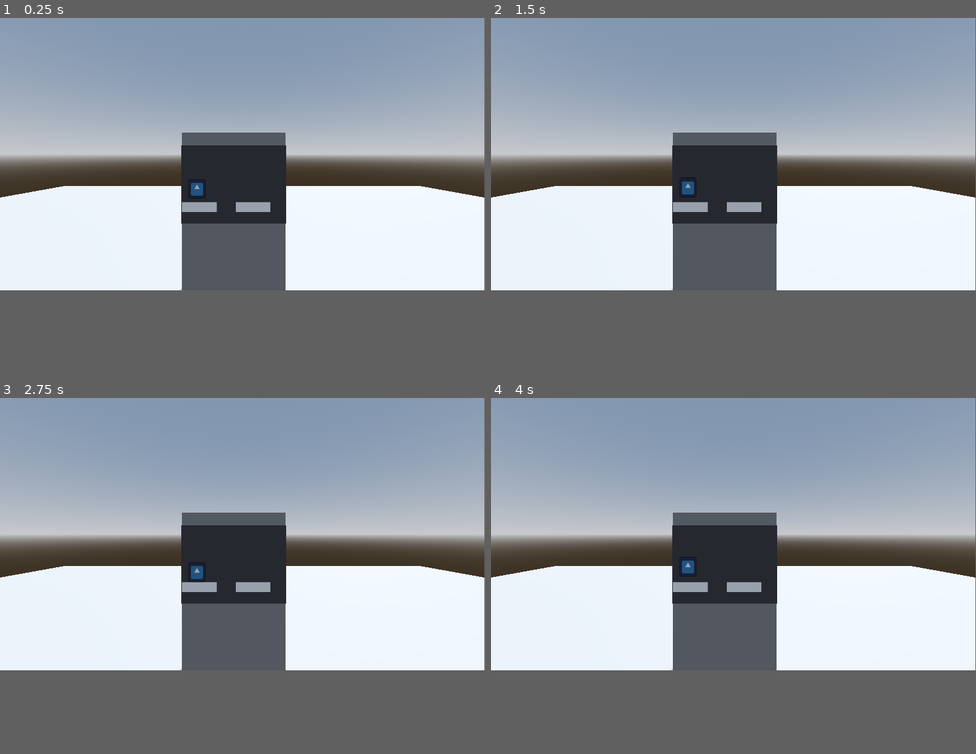
Above: before the commit, frames 1-4 (two rows, left to right).
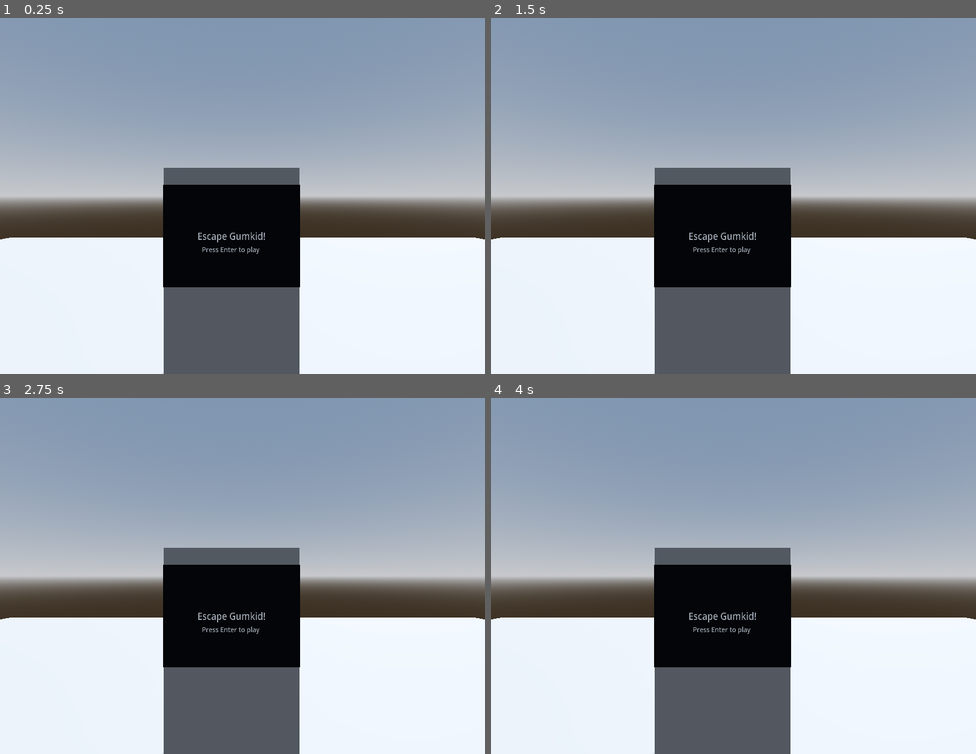
Above: after the commit, the same moments.

Repository: miyo6032/ScreamJam2023
Game: Godot game, scene res://Prototype/Scenes/arcade_test.tscn
Two runs of this game, one before a commit and one after it. Both use one fixed random seed, a clock stepped at 60 frames per second and the inputs below. The project has no main scene, so this scene is started directly. The engine's default icon, where the game draws it, is replaced by a stand-in: a white triangle on a blue panel in a dark square.
Inputs (mouse positions are in pixels of both pictures, inside the frame that each line leads up to):
- Up to frame 1 (0.25 s): no input
- Up to frame 2 (1.5 s): tap Enter (ui_accept) at 0.5 s; move the mouse to (757, 153) at 0.52 s; hold Enter (ui_accept) 0.53-1.28 s; hold W (forward) from 0.53 s (still down); move the mouse to (709, 156) at 1.27 s; tap Shift (sprint) at 1.35 s
- Up to frame 3 (2.75 s): keep holding W (forward); tap Enter (ui_accept) at 1.52, 1.55, 1.82, 2 s; move the mouse to (252, 529) at 2.02 s; hold Enter (ui_accept) from 2.03 s (still down)
- Up to frame 4 (4 s): keep holding W (forward); move the mouse to (728, 536) at 2.77 s; release Enter (ui_accept) at 2.78 s; tap Shift (sprint) at 2.85 s; tap Enter (ui_accept) at 3.02, 3.05, 3.32, 3.5 s; move the mouse to (767, 536) at 3.52 s; hold Enter (ui_accept) from 3.53 s (still down)
In our replay, the window is 799x449 before the commit and 800x587 after it. These sizes can differ from the game's own. Grey fills any space a smaller window leaves; there, only what the larger window draws over its background counts as a difference.

The runs differ from the first frame. In frame 1, 49% of the frame differs, in the area x 0-100%, y 0-100%; in frame 2, 49%; in frame 3, 49%; in frame 4, 49%.

Commit message:
Full prototype of arcade game

Diff:
--- /dev/null
+++ b/Prototype/Scenes/ArcadeGame.gd
@@ -0,0 +1,35 @@
+extends Node2D
+
+signal game_crash
+
+@onready var camera := $Camera2D
+@onready var player := $Player
+@onready var path_follow := $Path2D/PathFollow2D
+@onready var starting_screen = $Camera2D/UserInterface/StartingScreen
+
+var player_died = false
+
+func _unhandled_input(event):
+    if event.is_action_pressed("ui_accept") and starting_screen.visible:
+        if player_died:
+            game_crash.emit()
+        else:
+            starting_screen.hide()
+            player.enabled = true
+            var tween = get_tree().create_tween()
+            tween.tween_property(path_follow, "progress_ratio", 1, 10.0)
+            var tween2 = get_tree().create_tween()
+            tween2.tween_callback(func(): game_crash.emit()).set_delay(8)
+
+func _process(delta):
+    camera.position = player.position
+
+func _on_game_crash():
+    $Camera2D/UserInterface/CrashScreen.show()
+
+func _on_enemy_body_entered(body):
+    starting_screen.show()
+    $Camera2D/UserInterface/StartingScreen/Title.text = "You Died!"
+    $Camera2D/UserInterface/StartingScreen/PressEnter.text = "Press Enter to try again"
+    player.enabled = false
+    player_died = true
--- a/Prototype/Scenes/arcade_game.tscn
+++ b/Prototype/Scenes/arcade_game.tscn
@@ -1,6 +1,7 @@
-[gd_scene load_steps=6 format=3 uid="uid://c56hkknnm3cfe"]
+[gd_scene load_steps=8 format=3 uid="uid://c56hkknnm3cfe"]
 
 [ext_resource type="Script" path="res://Scripts/ArcadePlayerMovement.gd" id="1_fbmnh"]
+[ext_resource type="Script" path="res://Prototype/Scenes/ArcadeGame.gd" id="1_vlq7h"]
 [ext_resource type="Texture2D" uid="uid://b3pueh6pefa33" path="res://icon.svg" id="2_5t1ti"]
 [ext_resource type="Texture2D" uid="uid://cdqb7q8h3nxu0" path="res://Prototype/Sprites/Ground.png" id="3_lloj6"]
 
@@ -8,34 +9,220 @@
 size = Vector2(128, 128)
 
 [sub_resource type="RectangleShape2D" id="RectangleShape2D_u7y3t"]
-size = Vector2(256, 64)
+size = Vector2(512, 128)
+
+[sub_resource type="Curve2D" id="Curve2D_h5o2x"]
+_data = {
+"points": PackedVector2Array(0, 0, 0, 0, 192, 384, 0, 0, 0, 0, 576, 384, 0, 0, 0, 0, 576, 0, 0, 0, 0, 0, 1472, 0, 0, 0, 0, 0, 1472, 512, 0, 0, 0, 0, 1856, 512)
+}
+point_count = 6
 
 [node name="ArcadeGame" type="Node2D"]
-
-[node name="CharacterBody2D" type="CharacterBody2D" parent="."]
-position = Vector2(114, 281)
+script = ExtResource("1_vlq7h")
+
+[node name="Player" type="CharacterBody2D" parent="."]
+position = Vector2(576, 324)
 script = ExtResource("1_fbmnh")
 
-[node name="Sprite2D" type="Sprite2D" parent="CharacterBody2D"]
+[node name="Sprite2D" type="Sprite2D" parent="Player"]
 texture = ExtResource("2_5t1ti")
 
-[node name="CollisionShape2D" type="CollisionShape2D" parent="CharacterBody2D"]
+[node name="CollisionShape2D" type="CollisionShape2D" parent="Player"]
 shape = SubResource("RectangleShape2D_spdfl")
 
-[node name="Platform" type="Sprite2D" parent="."]
-position = Vector2(131, 402)
-texture = ExtResource("3_lloj6")
-
-[node name="StaticBody2D" type="StaticBody2D" parent="Platform"]
-
-[node name="CollisionShape2D" type="CollisionShape2D" parent="Platform/StaticBody2D"]
-shape = SubResource("RectangleShape2D_u7y3t")
-
-[node name="Platform2" type="Sprite2D" parent="."]
-position = Vector2(526, 402)
-texture = ExtResource("3_lloj6")
-
-[node name="StaticBody2D" type="StaticBody2D" parent="Platform2"]
-
-[node name="CollisionShape2D" type="CollisionShape2D" parent="Platform2/StaticBody2D"]
-shape = SubResource("RectangleShape2D_u7y3t")
+[node name="Maze" type="Node2D" parent="."]
+
+[node name="Platform" type="Sprite2D" parent="Maze"]
+position = Vector2(704, -192)
+texture = ExtResource("3_lloj6")
+
+[node name="StaticBody2D" type="StaticBody2D" parent="Maze/Platform"]
+
+[node name="CollisionShape2D" type="CollisionShape2D" parent="Maze/Platform/StaticBody2D"]
+shape = SubResource("RectangleShape2D_u7y3t")
+
+[node name="Platform5" type="Sprite2D" parent="Maze"]
+position = Vector2(1216, -192)
+texture = ExtResource("3_lloj6")
+
+[node name="StaticBody2D" type="StaticBody2D" parent="Maze/Platform5"]
+
+[node name="CollisionShape2D" type="CollisionShape2D" parent="Maze/Platform5/StaticBody2D"]
+shape = SubResource("RectangleShape2D_u7y3t")
+
+[node name="Platform6" type="Sprite2D" parent="Maze"]
+position = Vector2(1088, 192)
+texture = ExtResource("3_lloj6")
+
+[node name="StaticBody2D" type="StaticBody2D" parent="Maze/Platform6"]
+
+[node name="CollisionShape2D" type="CollisionShape2D" parent="Maze/Platform6/StaticBody2D"]
+shape = SubResource("RectangleShape2D_u7y3t")
+
+[node name="Platform7" type="Sprite2D" parent="Maze"]
+position = Vector2(1728, -192)
+texture = ExtResource("3_lloj6")
+
+[node name="StaticBody2D" type="StaticBody2D" parent="Maze/Platform7"]
+
+[node name="CollisionShape2D" type="CollisionShape2D" parent="Maze/Platform7/StaticBody2D"]
+shape = SubResource("RectangleShape2D_u7y3t")
+
+[node name="Platform3" type="Sprite2D" parent="Maze"]
+position = Vector2(384, 0)
+rotation = 1.5708
+texture = ExtResource("3_lloj6")
+
+[node name="StaticBody2D" type="StaticBody2D" parent="Maze/Platform3"]
+
+[node name="CollisionShape2D" type="CollisionShape2D" parent="Maze/Platform3/StaticBody2D"]
+shape = SubResource("RectangleShape2D_u7y3t")
+
+[node name="Platform4" type="Sprite2D" parent="Maze"]
+position = Vector2(768, 384)
+rotation = 1.5708
+texture = ExtResource("3_lloj6")
+
+[node name="StaticBody2D" type="StaticBody2D" parent="Maze/Platform4"]
+
+[node name="CollisionShape2D" type="CollisionShape2D" parent="Maze/Platform4/StaticBody2D"]
+shape = SubResource("RectangleShape2D_u7y3t")
+
+[node name="Platform8" type="Sprite2D" parent="Maze"]
+position = Vector2(1664, 128)
+rotation = 1.5708
+texture = ExtResource("3_lloj6")
+
+[node name="StaticBody2D" type="StaticBody2D" parent="Maze/Platform8"]
+
+[node name="CollisionShape2D" type="CollisionShape2D" parent="Maze/Platform8/StaticBody2D"]
+shape = SubResource("RectangleShape2D_u7y3t")
+
+[node name="Platform9" type="Sprite2D" parent="Maze"]
+position = Vector2(1280, 512)
+rotation = 1.5708
+texture = ExtResource("3_lloj6")
+
+[node name="StaticBody2D" type="StaticBody2D" parent="Maze/Platform9"]
+
+[node name="CollisionShape2D" type="CollisionShape2D" parent="Maze/Platform9/StaticBody2D"]
+shape = SubResource("RectangleShape2D_u7y3t")
+
+[node name="Platform2" type="Sprite2D" parent="Maze"]
+position = Vector2(448, 576)
+texture = ExtResource("3_lloj6")
+
+[node name="StaticBody2D" type="StaticBody2D" parent="Maze/Platform2"]
+
+[node name="CollisionShape2D" type="CollisionShape2D" parent="Maze/Platform2/StaticBody2D"]
+shape = SubResource("RectangleShape2D_u7y3t")
+
+[node name="Platform10" type="Sprite2D" parent="Maze"]
+position = Vector2(1600, 704)
+texture = ExtResource("3_lloj6")
+
+[node name="StaticBody2D" type="StaticBody2D" parent="Maze/Platform10"]
+
+[node name="CollisionShape2D" type="CollisionShape2D" parent="Maze/Platform10/StaticBody2D"]
+shape = SubResource("RectangleShape2D_u7y3t")
+
+[node name="Path2D" type="Path2D" parent="."]
+curve = SubResource("Curve2D_h5o2x")
+
+[node name="PathFollow2D" type="PathFollow2D" parent="Path2D"]
+position = Vector2(192, 384)
+
+[node name="Enemy" type="Area2D" parent="Path2D/PathFollow2D"]
+
+[node name="Sprite2D" type="Sprite2D" parent="Path2D/PathFollow2D/Enemy"]
+texture = ExtResource("2_5t1ti")
+
+[node name="CollisionShape2D" type="CollisionShape2D" parent="Path2D/PathFollow2D/Enemy"]
+shape = SubResource("RectangleShape2D_spdfl")
+
+[node name="Camera2D" type="Camera2D" parent="."]
+
+[node name="UserInterface" type="Control" parent="Camera2D"]
+layout_mode = 3
+anchors_preset = 15
+anchor_right = 1.0
+anchor_bottom = 1.0
+offset_left = -576.0
+offset_top = -324.0
+offset_right = 576.0
+offset_bottom = 324.0
+grow_horizontal = 2
+grow_vertical = 2
+
+[node name="StartingScreen" type="ColorRect" parent="Camera2D/UserInterface"]
+layout_mode = 1
+anchors_preset = 15
+anchor_right = 1.0
+anchor_bottom = 1.0
+grow_horizontal = 2
+grow_vertical = 2
+color = Color(0, 0, 0, 1)
+
+[node name="Title" type="Label" parent="Camera2D/UserInterface/StartingScreen"]
+layout_mode = 1
+anchors_preset = 8
+anchor_left = 0.5
+anchor_top = 0.5
+anchor_right = 0.5
+anchor_bottom = 0.5
+offset_left = -30.5
+offset_top = -13.0
+offset_right = 30.5
+offset_bottom = 13.0
+grow_horizontal = 2
+grow_vertical = 2
+theme_override_colors/font_color = Color(1, 1, 1, 1)
+theme_override_font_sizes/font_size = 50
+text = "Escape Gumkid!"
+
+[node name="PressEnter" type="Label" parent="Camera2D/UserInterface/StartingScreen"]
+layout_mode = 1
+anchors_preset = 8
+anchor_left = 0.5
+anchor_top = 0.5
+anchor_right = 0.5
+anchor_bottom = 0.5
+offset_left = -166.0
+offset_top = 43.0
+offset_right = 166.0
+offset_bottom = 115.0
+grow_horizontal = 2
+grow_vertical = 2
+theme_override_colors/font_color = Color(1, 1, 1, 1)
+theme_override_font_sizes/font_size = 36
+text = "Press Enter to play"
+
+[node name="CrashScreen" type="ColorRect" parent="Camera2D/UserInterface"]
+visible = false
+layout_mode = 1
+anchors_preset = 15
+anchor_right = 1.0
+anchor_bottom = 1.0
+grow_horizontal = 2
+grow_vertical = 2
+color = Color(0, 0, 0, 1)
+
+[node name="Title" type="Label" parent="Camera2D/UserInterface/CrashScreen"]
+layout_mode = 1
+anchors_preset = 8
+anchor_left = 0.5
+anchor_top = 0.5
+anchor_right = 0.5
+anchor_bottom = 0.5
+offset_left = -30.5
+offset_top = -13.0
+offset_right = 30.5
+offset_bottom = 13.0
+grow_horizontal = 2
+grow_vertical = 2
+theme_override_colors/font_color = Color(1, 1, 1, 1)
+theme_override_font_sizes/font_size = 50
+text = "Game Crashed!"
+
+[connection signal="game_crash" from="." to="." method="_on_game_crash"]
+[connection signal="body_entered" from="Path2D/PathFollow2D/Enemy" to="." method="_on_enemy_body_entered"]
--- a/Scripts/ArcadePlayerMovement.gd
+++ b/Scripts/ArcadePlayerMovement.gd
@@ -1,28 +1,17 @@
 extends CharacterBody2D
 
+const SPEED = 300.0
 
-const SPEED = 300.0
-const JUMP_VELOCITY = -400.0
-
-# Get the gravity from the project settings to be synced with RigidBody nodes.
-var gravity = ProjectSettings.get_setting("physics/2d/default_gravity")
-
+var enabled = false
 
 func _physics_process(delta):
-    # Add the gravity.
-    if not is_on_floor():
-        velocity.y += gravity * delta
+    if !enabled:
+        return
 
-    # Handle Jump.
-    if Input.is_action_just_pressed("ui_accept") and is_on_floor():
-        velocity.y = JUMP_VELOCITY
-
-    # Get the input direction and handle the movement/deceleration.
-    # As good practice, you should replace UI actions with custom gameplay actions.
-    var direction = Input.get_axis("left", "right")
-    if direction:
-        velocity.x = direction * SPEED
+    var input_dir = Input.get_vector("left", "right", "forward", "back")
+    if input_dir:
+        velocity = input_dir * SPEED
     else:
-        velocity.x = move_toward(velocity.x, 0, SPEED)
+        velocity = Vector2.ZERO
 
     move_and_slide()
--- a/project.godot
+++ b/project.godot
@@ -13,6 +13,10 @@
 config/name="ScreamJam2023"
 config/features=PackedStringArray("4.1", "Forward Plus")
 config/icon="res://icon.svg"
+
+[display]
+
+window/size/viewport_width=882
 
 [input]
 
Binary file changed: Prototype/Sprites/Ground.png
